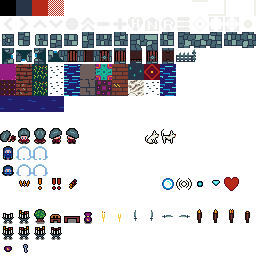
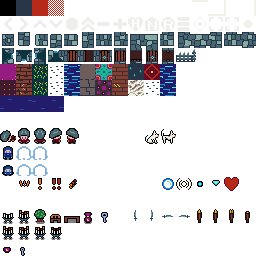
Revision of a layered w=256, h=256 image; what changed, layer by layer:
painted on "tiles31color.png" over [3, 211, 121, 256]
